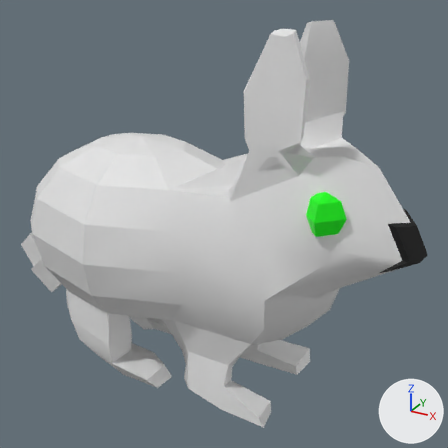
A saved change to the FBX model Assets/Animals/Rabbit.fbx.
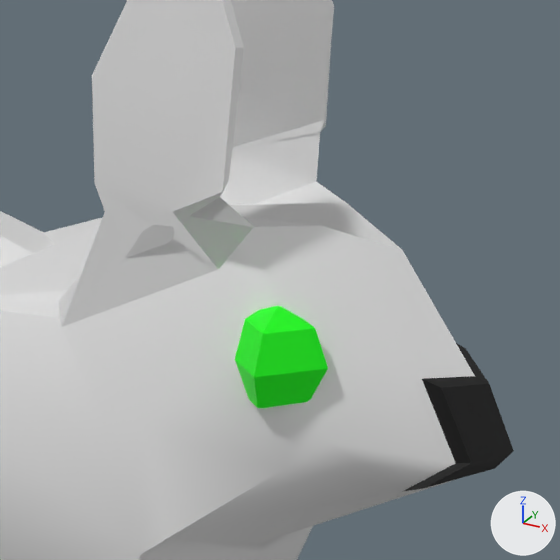
Each version appears first whole from a 50 mm lens placed at (0.185, -0.248, 0.135), pointed at (0.045, 0.005, 0.009), and next in a close-up on the part from 45% to 100% of the width and 13% to 68% of the height. The lights are fixed; the arrows at lower right show +X, +Y and +Z. Where no turn or scale is listed for an object, it has been applied to the vertices.

Objects in the first close-up: 'Rabbit'.
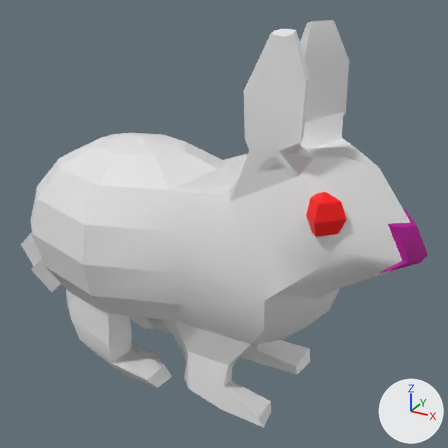
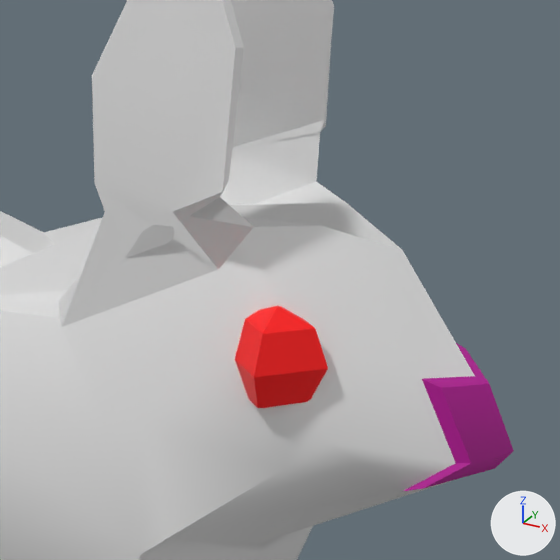
Location of each change, [x1, y1, x2, y2] in pixels of the close-ups (560 x 560 px):
'Rabbit', recoloured
    both: [214, 228, 514, 494]

Diff of the bpy script that builds the scene:
```diff
--- a/Assets/Animals/Rabbit.fbx.py
+++ b/Assets/Animals/Rabbit.fbx.py
@@ mat_blinn1 @@
 mat_blinn1 = principled_material('blinn1')
-mat_blinn1.base_color = (0.0, 0.0, 0.0)  # black #000000
+mat_blinn1.base_color = (0.436, 0.0, 0.289)  # pink #b00092
 mat_blinn1.roughness = 0.749
@@ mat_lambert1 @@
 mat_lambert1 = principled_material('lambert1')
-mat_lambert1.base_color = (0.0, 1.0, 0.0)  # green #00ff00
+mat_lambert1.base_color = (1.0, 0.0, 0.0)  # red #ff0000
```
